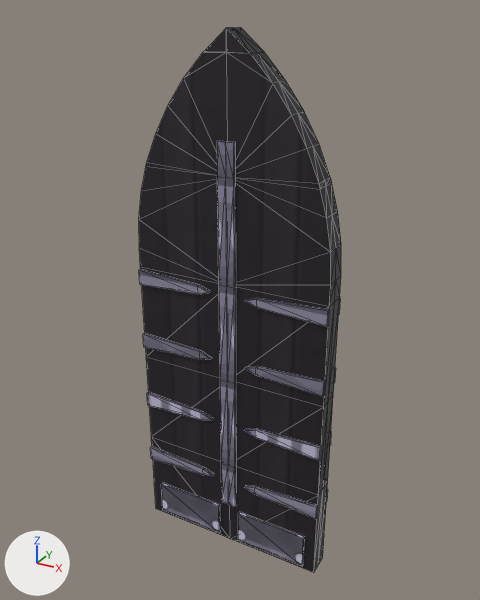
One commit to the glTF model design/proben/grafik/bossraum-tuer-549/modelle/bosstor_gross_a_fluegel.glb: the scene before it, then after it.
Before and after are seen from a camera (50 mm lens) standing at (2.81, -5.01, 5.32) and looking at (0.01, 0.09, 2.77). Arrows for +X, +Y and +Z are at lower left; the lights stay in place. The first picture is the older version. Mesh edges are drawn as thin lines. Vertices at exactly the same position are counted once.

Objects in the first picture: 'leaf_a', 'leaf_b'.
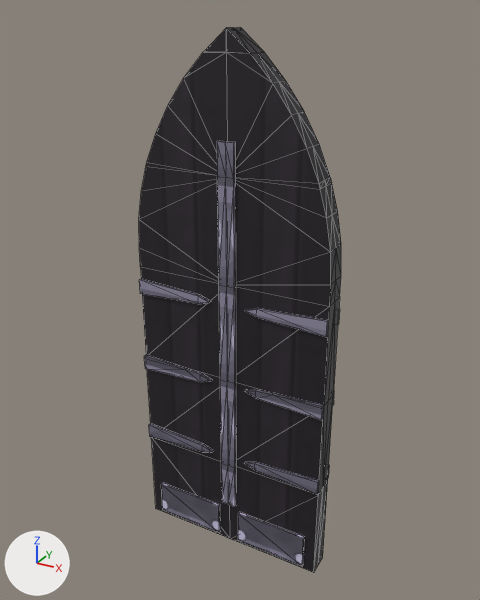
What differs and where, as boxes [x1, y1, x2, y2] in the pictures (480 x 600 px; the box of a moved part takes in the faces that stretch with it):
```json
{"part": 1, "of": "me_leaf_a", "change": "moved or reshaped", "before": [245, 486, 318, 519], "after": [244, 462, 319, 494]}
{"part": 2, "of": "me_leaf_a", "change": "moved or reshaped", "before": [245, 298, 329, 327], "after": [245, 308, 329, 337]}
{"part": 3, "of": "me_leaf_a", "change": "deleted", "before": [245, 429, 321, 461]}
{"part": 4, "of": "me_leaf_a", "change": "deleted", "before": [245, 366, 325, 397]}
{"part": 5, "of": "me_leaf_a", "change": "built on", "before": [318, 297, 340, 495], "after": [245, 297, 340, 495]}
{"part": 6, "of": "me_leaf_b", "change": "moved or reshaped", "before": [150, 447, 214, 476], "after": [149, 424, 213, 452]}
{"part": 7, "of": "me_leaf_b", "change": "moved or reshaped", "before": [139, 269, 210, 294], "after": [139, 279, 211, 304]}
{"part": 8, "of": "me_leaf_b", "change": "deleted", "before": [147, 392, 213, 420]}
{"part": 9, "of": "me_leaf_b", "change": "deleted", "before": [143, 333, 211, 360]}
{"part": 10, "of": "me_leaf_b", "change": "built on", "after": [144, 355, 212, 382]}
```

The change, as JSON lines over the scene's bpy script:
```json
{"block": "me_leaf_a", "where": "# used by ob_leaf_a; location = (1.0, 0.0, 0.0)"}
{"op": "remove", "block": "me_leaf_a", "code": "me_leaf_a.from_pydata(...)  # 209 vertices, 380 faces; spans x -1.0..-0.01, y -0.15..0.15, z 0.0..5.18"}
{"op": "add", "block": "me_leaf_a", "code": "me_leaf_a.from_pydata(...)  # 197 vertices, 372 faces; spans x -1.0..-0.01, y -0.15..0.15, z 0.0..5.18"}
{"block": "me_leaf_a", "change": "me_leaf_a part 1: the loose piece of 10 vertices spanning x -0.81..-0.01, y -0.15..-0.12, z 0.73..0.88 is moved by (0.0, 0.0, 0.3)"}
{"block": "me_leaf_a", "change": "me_leaf_a part 2: the loose piece of 10 vertices spanning x -0.81..-0.01, y -0.15..-0.12, z 2.83..2.97 is moved by (0.0, 0.0, -0.1)"}
{"block": "me_leaf_a", "change": "me_leaf_a part 3: the loose piece of 10 vertices spanning x -0.81..-0.01, y -0.15..-0.12, z 1.42..1.58 is deleted"}
{"block": "me_leaf_a", "change": "me_leaf_a part 4: the loose piece of 10 vertices spanning x -0.81..-0.01, y -0.15..-0.12, z 2.12..2.28 is deleted"}
{"block": "me_leaf_a", "change": "me_leaf_a part 5"}
{"block": "me_leaf_a", "change": "8 faces are deleted"}
{"block": "me_leaf_a", "change": "28 vertices are added at x -0.81..-0.01, y -0.15..0.15, z 1.88..2.03"}
{"block": "me_leaf_a", "change": "64 new faces join them"}
{"block": "me_leaf_a", "change": "other edits to the shape of me_leaf_a do not show in these pictures"}
{"block": "me_leaf_b", "where": "# used by ob_leaf_b; location = (-1.0, 0.0, 0.0)"}
{"op": "remove", "block": "me_leaf_b", "code": "me_leaf_b.from_pydata(...)  # 209 vertices, 380 faces; spans x 0.01..1.0, y -0.15..0.15, z 0.0..5.18"}
{"op": "add", "block": "me_leaf_b", "code": "me_leaf_b.from_pydata(...)  # 197 vertices, 372 faces; spans x 0.01..1.0, y -0.15..0.15, z 0.0..5.18"}
{"block": "me_leaf_b", "change": "me_leaf_b part 6: the loose piece of 10 vertices spanning x 0.01..0.81, y -0.15..-0.12, z 0.73..0.88 is moved by (0.0, 0.0, 0.3)"}
{"block": "me_leaf_b", "change": "me_leaf_b part 7: the loose piece of 10 vertices spanning x 0.01..0.81, y -0.15..-0.12, z 2.83..2.97 is moved by (0.0, 0.0, -0.1)"}
{"block": "me_leaf_b", "change": "me_leaf_b part 8: the loose piece of 10 vertices spanning x 0.01..0.81, y -0.15..-0.12, z 1.42..1.58 is deleted"}
{"block": "me_leaf_b", "change": "me_leaf_b part 9: the loose piece of 10 vertices spanning x 0.01..0.81, y -0.15..-0.12, z 2.12..2.28 is deleted"}
{"block": "me_leaf_b", "change": "me_leaf_b part 10"}
{"block": "me_leaf_b", "change": "8 faces are deleted"}
{"block": "me_leaf_b", "change": "28 vertices are added at x 0.01..0.81, y -0.15..0.15, z 1.88..2.03"}
{"block": "me_leaf_b", "change": "64 new faces join them"}
{"block": "me_leaf_b", "change": "other edits to the shape of me_leaf_b do not show in these pictures"}
```
